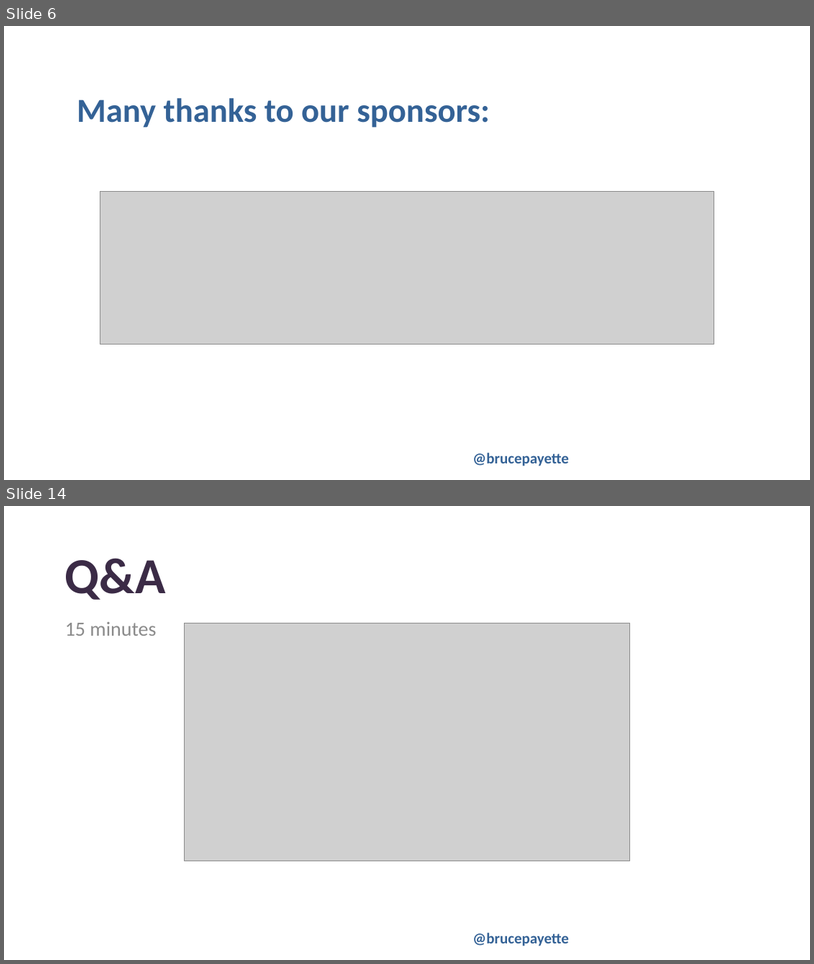
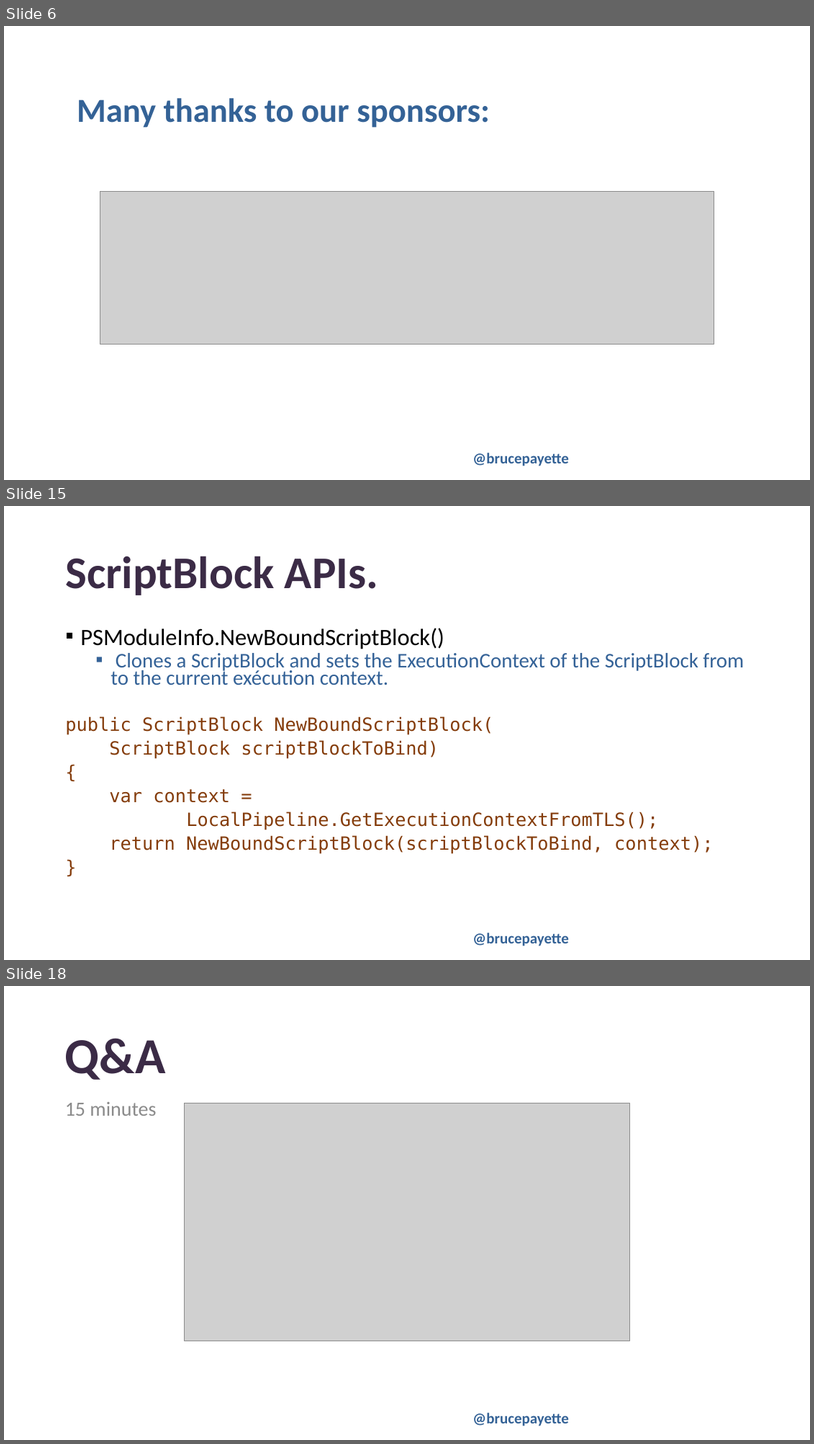
Before and after one commit to BrucePay/PSConfEU2024, a slide deck: payette_2024_closures.pptx. Shown one above the other, each under a label of ours: slides 6 and 14 before the commit, slides 6, 15 and 18 after it; the slides between them are not shown. The pictures are 814x964 and 814x1444 pixels, drawn with LibreOffice and Linux fonts; fonts in the diff are those of the drawing; grey boxes stand for pictures; background and template pictures are left out. Boxes give left, top, right and bottom in pixels: in the first picture for what was removed or moved away, otherwise in the second. Text is boxed around its words. In the diff, an @@ line names an element or a change of style, - is before the commit and + after.

```diff
--- a/payette_2024_closures.pptx
+++ b/payette_2024_closures.pptx
@@ slide 15 added at box(4, 506, 810, 960), background picture (left out); not listed: 1 template element that a slide beside it also shows @@
@@ title added at box(65, 556, 378, 595), 54 pt, text #3B2B46, bold @@
+ScriptBlock APIs.
@@ text added at box(65, 628, 744, 854), 21.7 pt, text #843C0B @@
+▪ PSModuleInfo.NewBoundScriptBlock()
+  ▪ Clones a ScriptBlock and sets the ExecutionContext of the ScriptBlock from to the current exécution context.
+public ScriptBlock NewBoundScriptBlock(
+ScriptBlock scriptBlockToBind)
+{
+var context =
+LocalPipeline.GetExecutionContextFromTLS();
+return NewBoundScriptBlock(scriptBlockToBind, context);
+}
@@ what was slide 14 is now slide 18 @@
```
Also in this commit, not shown: 6 slides changed, 4 other slides added, 1 slide removed, 1 other file.
